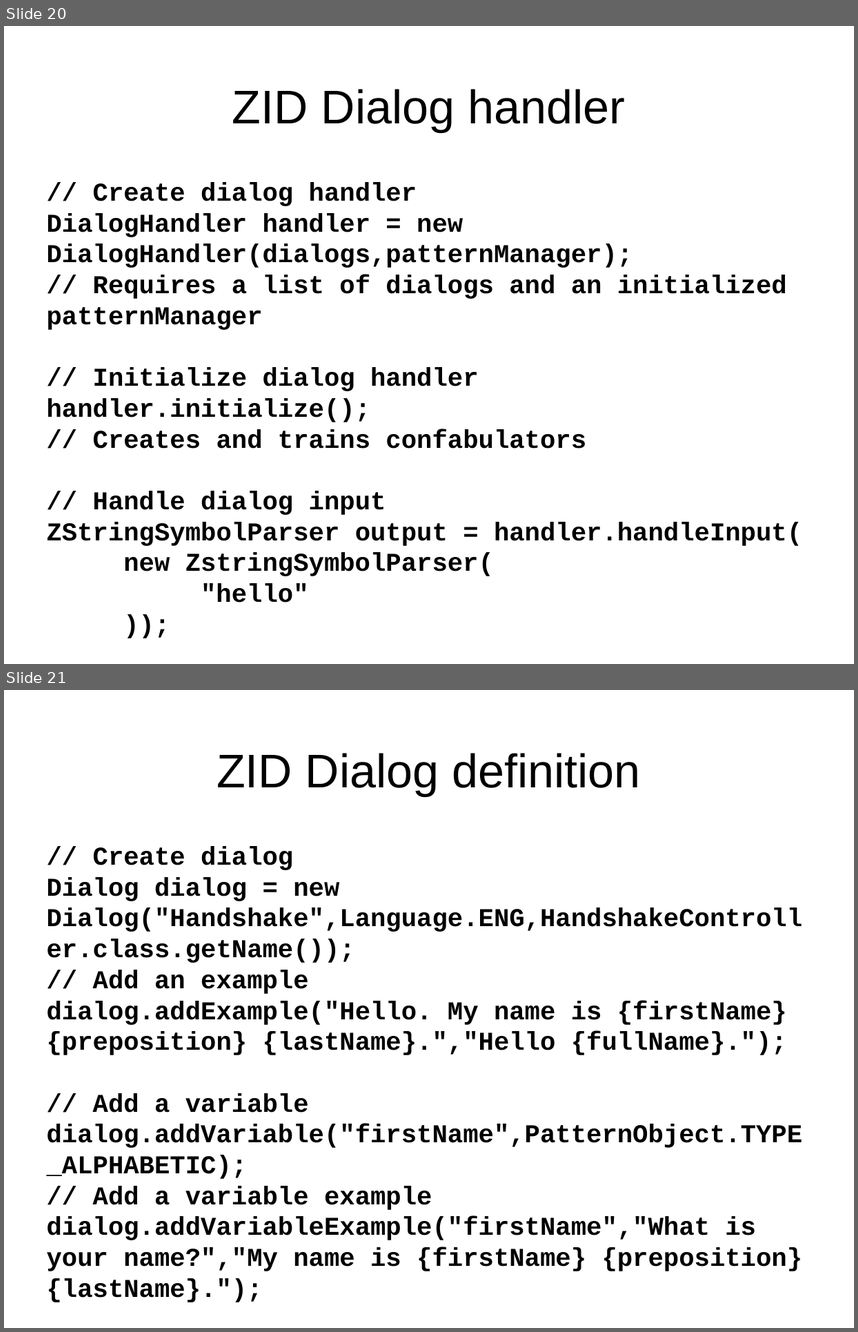
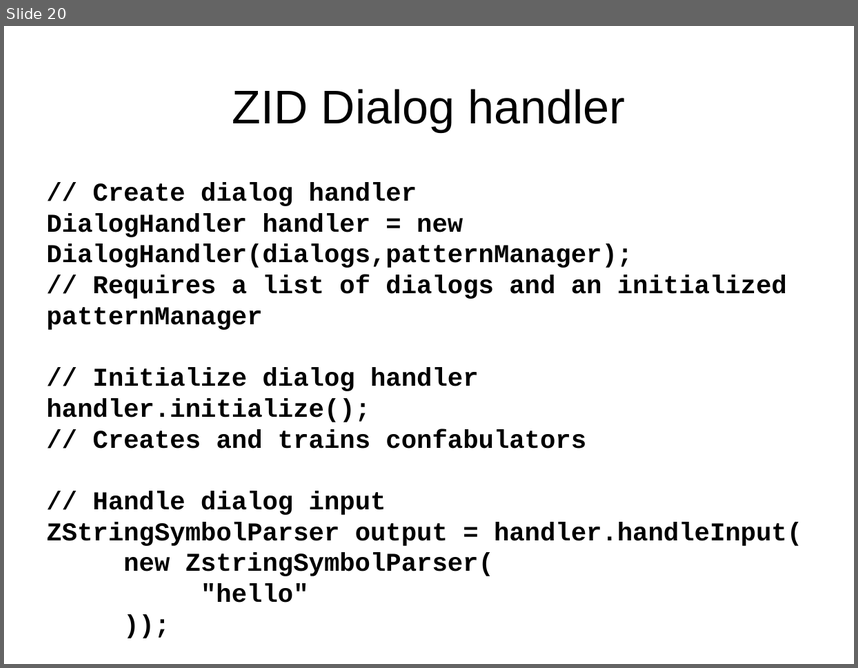
Before and after one commit to DyzLecticus/Zeesoft, a slide deck: V3.0/doc/Zeesoft Open Source Artificial Cognition.odp. Shown one above the other, each under a label of ours: slides 20 and 21 before the commit, slide 20 after it. The pictures are 858x1332 and 858x668 pixels, drawn with LibreOffice and Linux fonts; fonts in the diff are those of the drawing. Boxes give left, top, right and bottom in pixels: in the first picture for what was removed or moved away, otherwise in the second. Text is boxed around its words. In the diff, an @@ line names an element or a change of style, - is before the commit and + after.

Commit message:
Finished first draft presentation
Added abstract

```diff
--- a/V3.0/doc/Zeesoft Open Source Artificial Cognition.odp
+++ b/V3.0/doc/Zeesoft Open Source Artificial Cognition.odp
@@ slide 21 removed at box(4, 690, 854, 1328), background #FFFFFF @@
@@ title removed at box(217, 753, 640, 796) @@
-ZID Dialog definition
@@ subtitle removed at box(47, 846, 803, 1302) @@
-// Create dialog
-Dialog dialog = new Dialog("Handshake",Language.ENG,HandshakeController.class.getName());
-// Add an example
-dialog.addExample("Hello. My name is {firstName} {preposition} {lastName}.","Hello {fullName}.");
-// Add a variable
-dialog.addVariable("firstName",PatternObject.TYPE_ALPHABETIC);
-// Add a variable example
-dialog.addVariableExample("firstName","What is your name?","My name is {firstName} {preposition} {lastName}.");
```
Also in this commit, not shown: 4 slides changed, 6 slides added, 1 other file.
